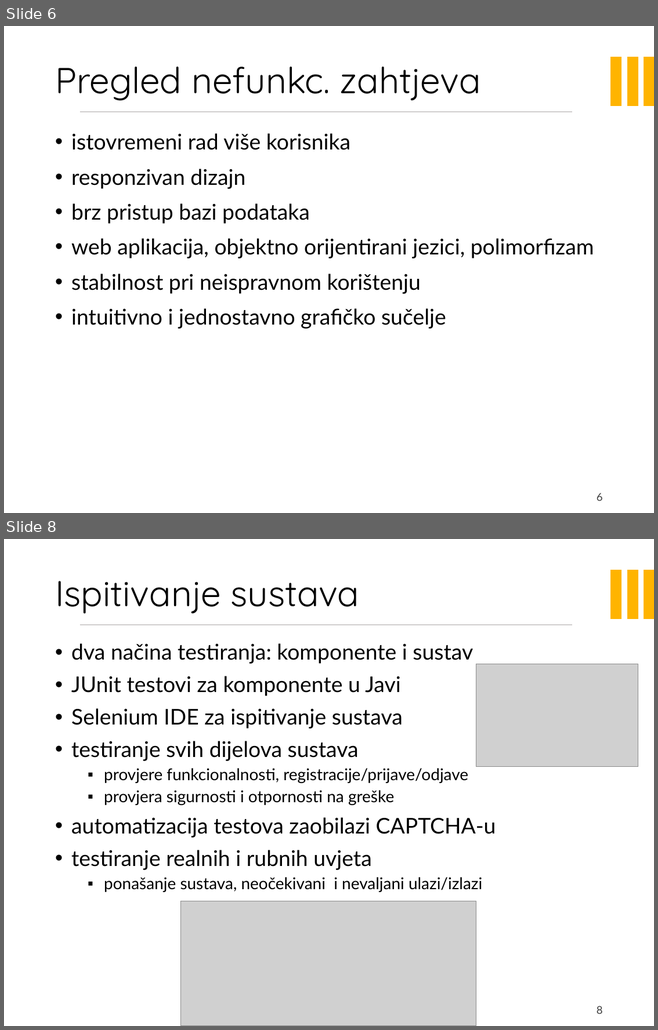
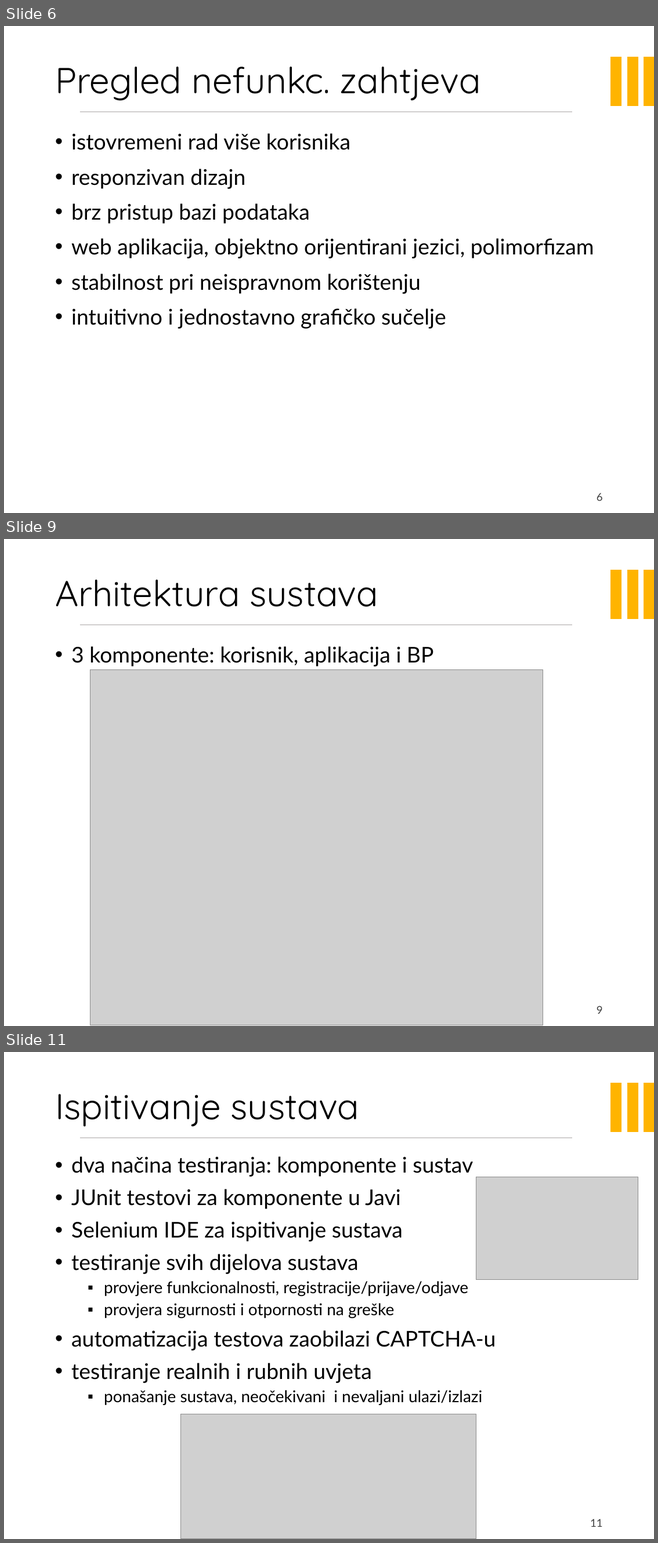
Before and after one commit to doms911/posterized, a slide deck: PROGI_2023_Posterized_prezentacija.pptx. Shown one above the other, each under a label of ours: slides 6 and 8 before the commit, slides 6, 9 and 11 after it; the slides between them are not shown. The pictures are 658x1030 and 658x1543 pixels, drawn with LibreOffice and Linux fonts; fonts in the diff are those of the drawing; grey boxes stand for pictures; background and template pictures are left out. Boxes give left, top, right and bottom in pixels: in the first picture for what was removed or moved away, otherwise in the second. Text is boxed around its words. In the diff, an @@ line names an element or a change of style, - is before the commit and + after.

```diff
--- a/PROGI_2023_Posterized_prezentacija.pptx
+++ b/PROGI_2023_Posterized_prezentacija.pptx
@@ slide 9 added at (4,539,654,1026), background picture (left out); not listed: 4 template elements that a slide beside it also shows @@
@@ title added at (55,580,379,607), 40 pt, text #000000 @@
+Arhitektura sustava
@@ text added at (71,646,434,667), 24 pt, text #000000 @@
+• 3 komponente: korisnik, aplikacija i BP
@@ picture added at (90,669,542,1026) @@
@@ page number added at (596,1006,603,1014), 12 pt, text #404040 @@
+9
@@ what was slide 8 is now slide 11 @@
@@ page number at (590,1519,603,1527): text changed @@
-8
+11
```
Also in this commit, not shown: 3 other slides added, 2 slides removed, 1 other file.
